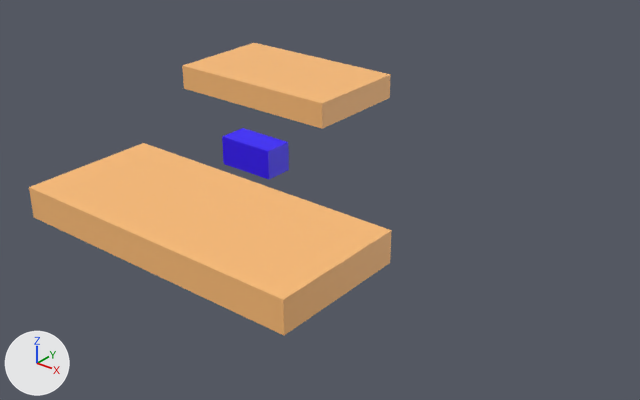
One commit to the Blender file scenes/prototype.blend: the scene before it, then after it.
Both versions are drawn from a 50 mm camera at (37.8, -40.3, 23.2) aimed at (5.0, 0.7, -2.3). The lights are fixed; the arrows at lower left show +X, +Y and +Z.

Names of what the first picture shows: 'Obstacle.001', 'Obstacle.002', 'Player'.
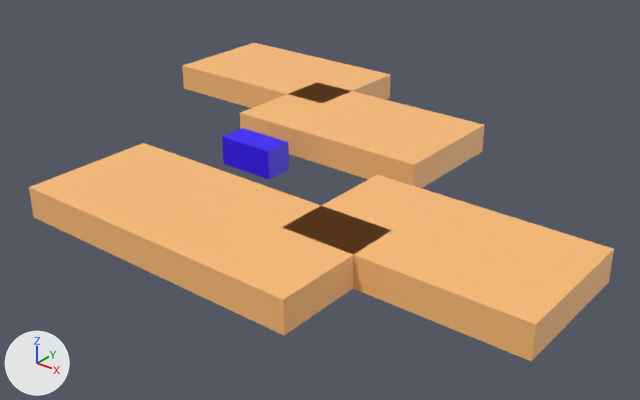
Patch to the scene script:
```diff
--- a/scenes/prototype.blend.py
+++ b/scenes/prototype.blend.py
@@ ob_obstacle_004 @@
+ob_obstacle_004 = bpy.data.objects.new('Obstacle.004', me_obstacle)
+ob_obstacle_004.location = (17.12, -4.02, 0.0)
+ob_obstacle_004.scale = (7.45, 4.43, 1.0)
@@ ob_obstacle_003 @@
+ob_obstacle_003 = bpy.data.objects.new('Obstacle.003', me_obstacle)
+ob_obstacle_003.location = (3.16, 7.51, 0.0)
+ob_obstacle_003.scale = (7.45, 4.43, 1.0)
```

Boxes (x1, y1, x2, y2) around the edits, measured in the pictures (640 x 400 px):
'Obstacle.004', added: after (285, 175, 614, 361)
'Obstacle.003', added: after (240, 82, 485, 188)
